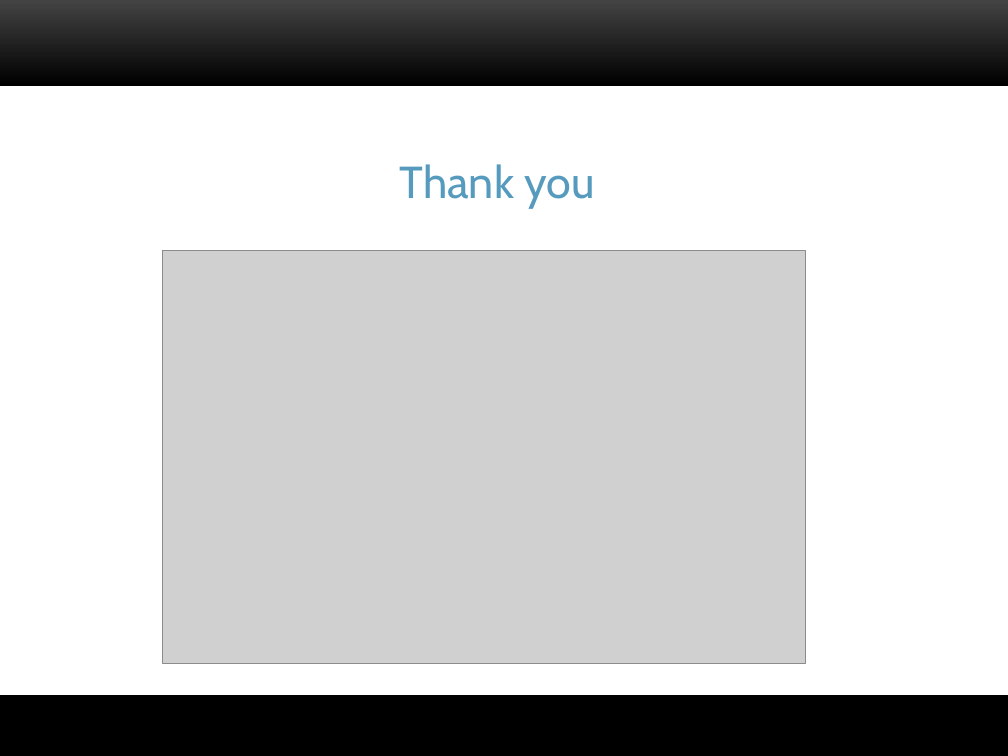
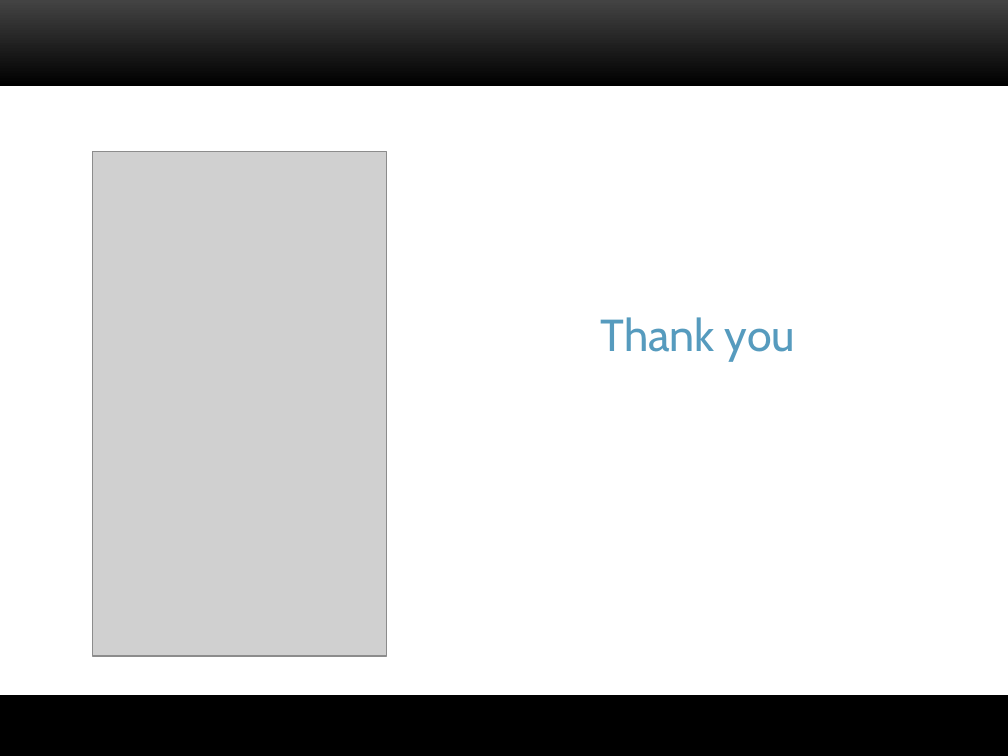
Before and after one commit to saurabh1403/attendance-on-openmoko, a slide deck: slide 26 of docs/mid-term-seminar.ppt (slide 24 before the commit). Drawn at 1008x756 pixels with LibreOffice and Linux fonts; fonts in the diff are those of the drawing; grey boxes stand for pictures; background and template pictures are left out. Boxes give left, top, right and bottom in pixels: in the first picture for what was removed or moved away, otherwise in the second. Text is boxed around its words. In the diff, an @@ line names an element or a change of style, - is before the commit and + after.

```diff
--- a/docs/mid-term-seminar.ppt
+++ b/docs/mid-term-seminar.ppt
@@ picture: place and size @@
-picture at bbox=[162, 251, 805, 664]
+picture at bbox=[93, 151, 387, 656]
@@ title "Thank you": place and size @@
-title "Thank you" at bbox=[400, 164, 594, 209]
+title "Thank you" at bbox=[600, 317, 795, 361]
```
Also in this commit, not shown: 7 other slides changed, 4 slides added, 2 slides removed, 35 other files.
